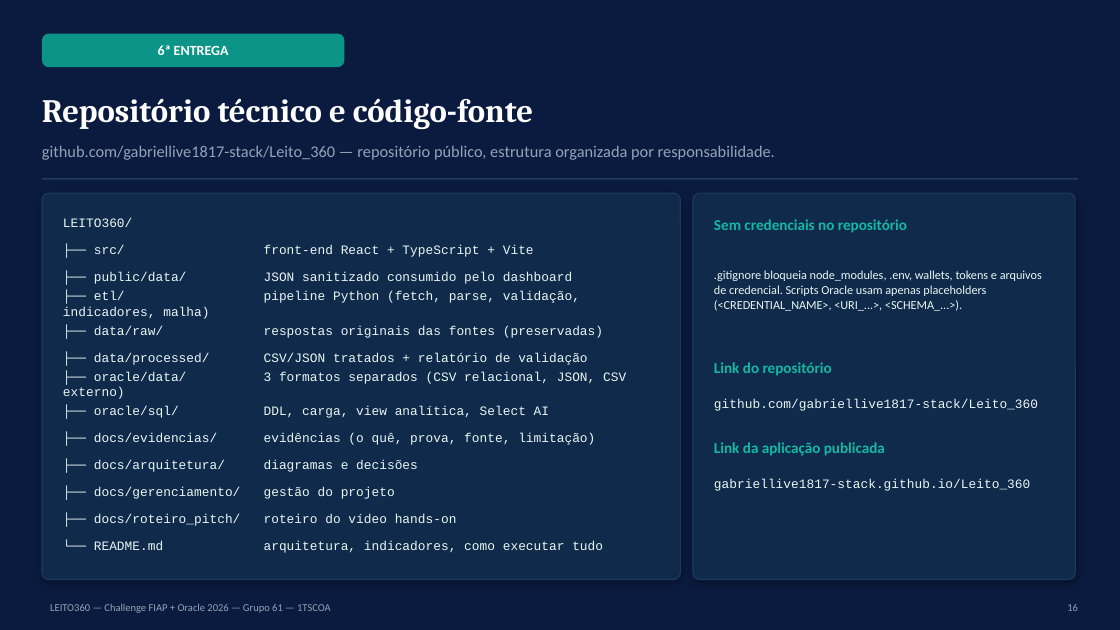
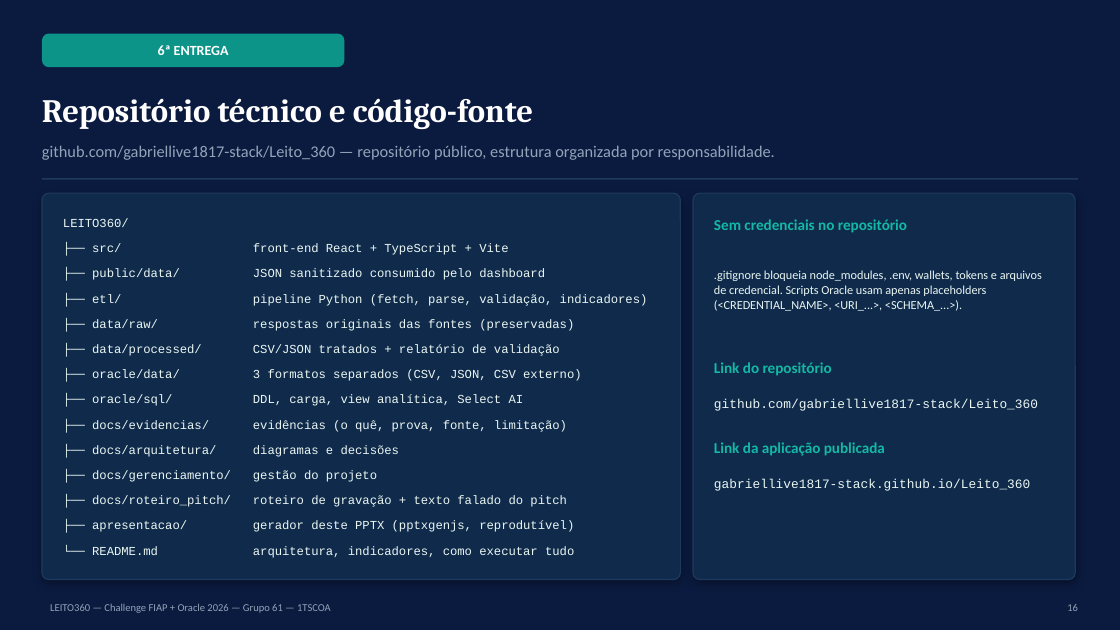
Before and after one commit to gabriellive1817-stack/Leito_360, a slide deck: slide 16 of EC_Sprint_2_1TSCOA_EvidenciasConstrucao_LEITO360_GRUPO61.pptx. Drawn at 1120x630 pixels with LibreOffice and Linux fonts; fonts in the diff are those of the drawing. Boxes give left, top, right and bottom in pixels: in the first picture for what was removed or moved away, otherwise in the second. Text is boxed around its words. In the diff, an @@ line names an element or a change of style, - is before the commit and + after.

```diff
--- a/EC_Sprint_2_1TSCOA_EvidenciasConstrucao_LEITO360_GRUPO61.pptx
+++ b/EC_Sprint_2_1TSCOA_EvidenciasConstrucao_LEITO360_GRUPO61.pptx
@@ text at bbox=[92, 294, 648, 306]: text changed; size 11 to 10.5 pt @@
-├── etl/ pipeline Python (fetch, parse, validação, indicadores, malha)
+├── etl/ pipeline Python (fetch, parse, validação, indicadores)
@@ text "├── data/raw/ respostas originais das ...": place and size @@
-text "├── data/raw/ respostas originais das ..." at bbox=[94, 326, 603, 338]
+text "├── data/raw/ respostas originais das ..." at bbox=[92, 319, 574, 331]
@@ text "├── data/processed/ CSV/JSON tratados + ...": place and size @@
-text "├── data/processed/ CSV/JSON tratados + ..." at bbox=[94, 352, 587, 365]
+text "├── data/processed/ CSV/JSON tratados + ..." at bbox=[92, 344, 560, 356]
@@ text "├── oracle/sql/ DDL, carga, view ...": place and size @@
-text "├── oracle/sql/ DDL, carga, view ..." at bbox=[94, 406, 549, 418]
+text "├── oracle/sql/ DDL, carga, view ..." at bbox=[92, 395, 524, 406]
@@ text at bbox=[92, 369, 581, 381]: text changed; size 11 to 10.5 pt @@
-├── oracle/data/ 3 formatos separados (CSV relacional, JSON, CSV externo)
+├── oracle/data/ 3 formatos separados (CSV, JSON, CSV externo)
@@ size 11 to 10.5 pt in 10 elements at bbox=[63, 218, 129, 227], bbox=[92, 243, 508, 255], bbox=[92, 269, 545, 280], bbox=[92, 546, 574, 558], bbox=[92, 319, 574, 331], bbox=[92, 344, 560, 356], bbox=[92, 395, 524, 406], bbox=[92, 420, 567, 432], bbox=[92, 445, 399, 457], bbox=[92, 470, 377, 482] @@
@@ 3 texts: place and size @@
-3 texts at bbox=[94, 433, 595, 499]
+3 texts at bbox=[92, 420, 567, 482]
@@ text at bbox=[92, 495, 567, 507]: text changed; size 11 to 10.5 pt @@
-├── docs/roteiro_pitch/ roteiro do vídeo hands-on
+├── docs/roteiro_pitch/ roteiro de gravação + texto falado do pitch
@@ text added at bbox=[92, 521, 574, 532], 10.5 pt, text #EAF6F3 @@
+├── apresentacao/ gerador deste PPTX (pptxgenjs, reprodutível)
```
Also in this commit, not shown: 1 other slide changed, 9 other files.
